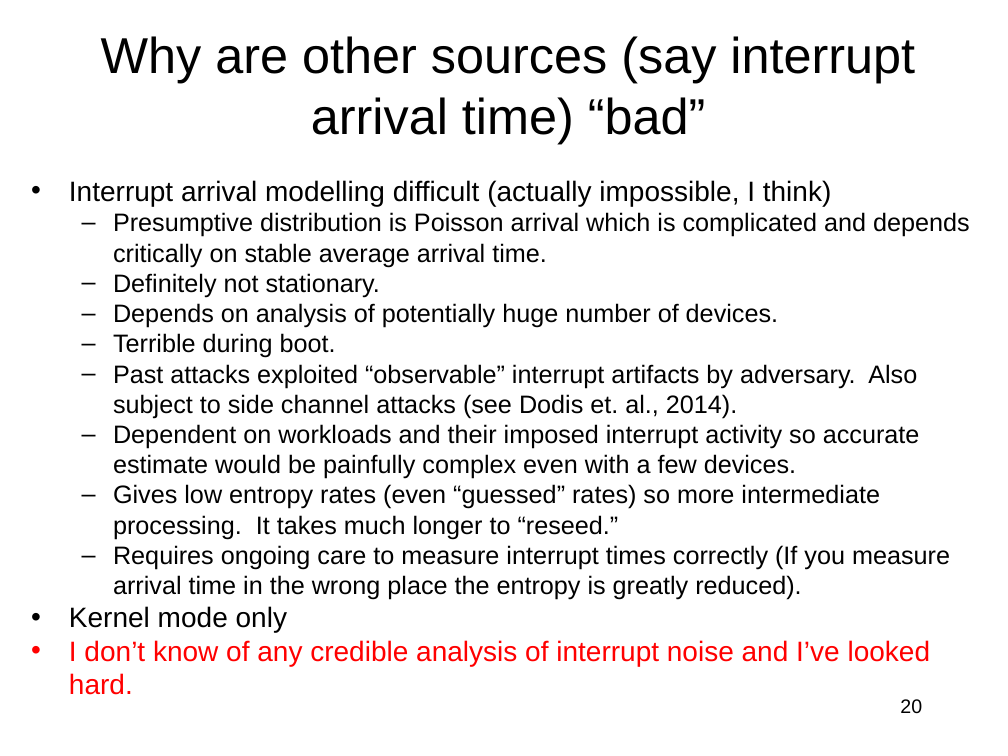
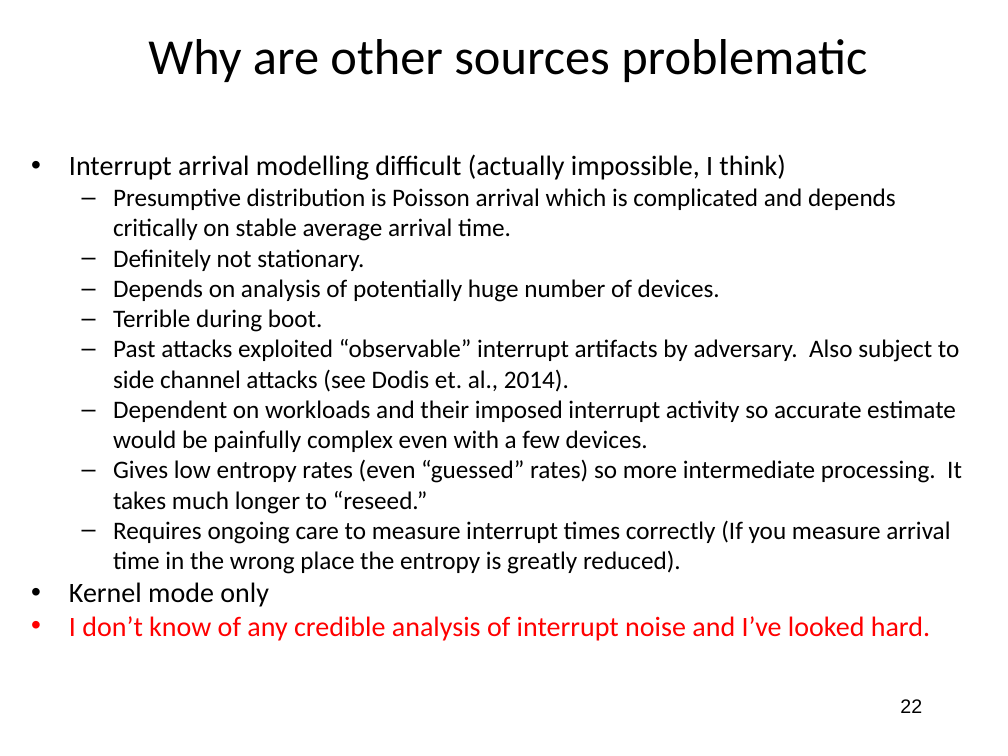
Before and after one commit to jlmucb/class_notes, a slide deck: slide 22 of BerkeleyClass/CS290Spring2013/Lectures/entropy_talk.pptx (slide 20 before the commit). Drawn at 1008x756 pixels with LibreOffice and Linux fonts; fonts in the diff are those of the drawing. Boxes give left, top, right and bottom in pixels: in the first picture for what was removed or moved away, otherwise in the second. Text is boxed around its words. In the diff, an @@ line names an element or a change of style, - is before the commit and + after.

Commit message:
entropy talk

```diff
--- a/BerkeleyClass/CS290Spring2013/Lectures/entropy_talk.pptx
+++ b/BerkeleyClass/CS290Spring2013/Lectures/entropy_talk.pptx
@@ title at bbox=[148, 39, 867, 82]: text changed; font Arial to Calibri @@
-Why are other sources (say interrupt arrival time) “bad”
+Why are other sources problematic
@@ text "Interrupt arrival modelling difficult (actually ...": place and size @@
-text "Interrupt arrival modelling difficult (actually ..." at bbox=[69, 180, 970, 695]
+text "Interrupt arrival modelling difficult (actually ..." at bbox=[69, 154, 962, 641]
@@ text "Interrupt arrival modelling difficult (actually ..." at bbox=[69, 154, 962, 641]: font Arial to Calibri @@
@@ page number at bbox=[900, 699, 922, 713]: text changed @@
-20
+22
```
Also in this commit, not shown: 54 other slides changed, 1 slide added, 1 other file.
